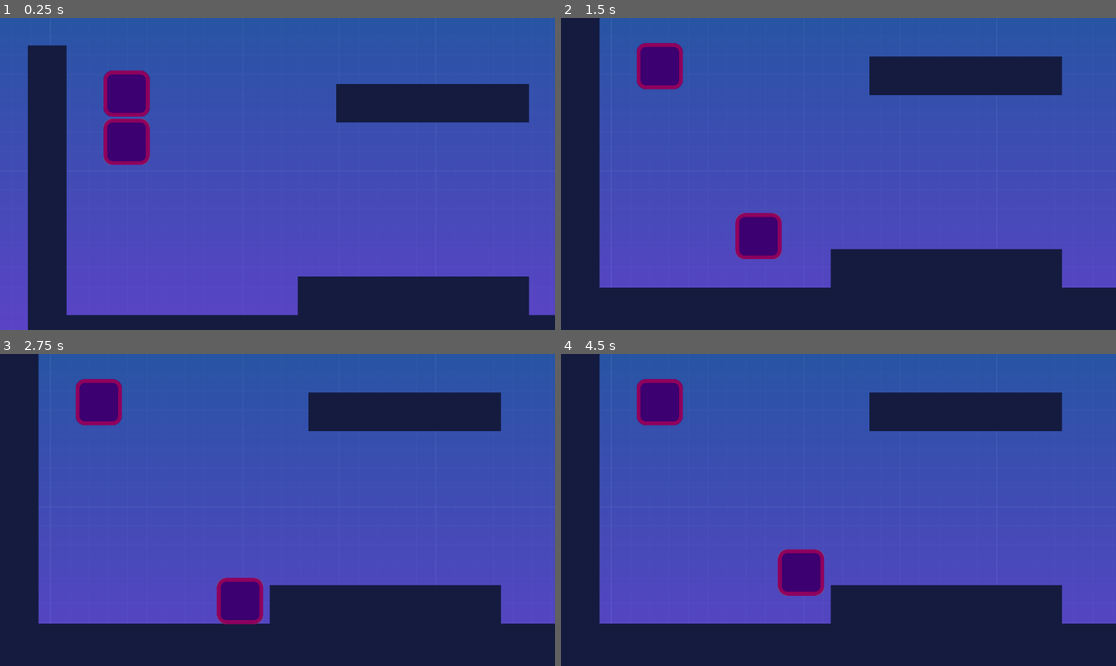
Above: before the commit, frames 1-4 (two rows, left to right).
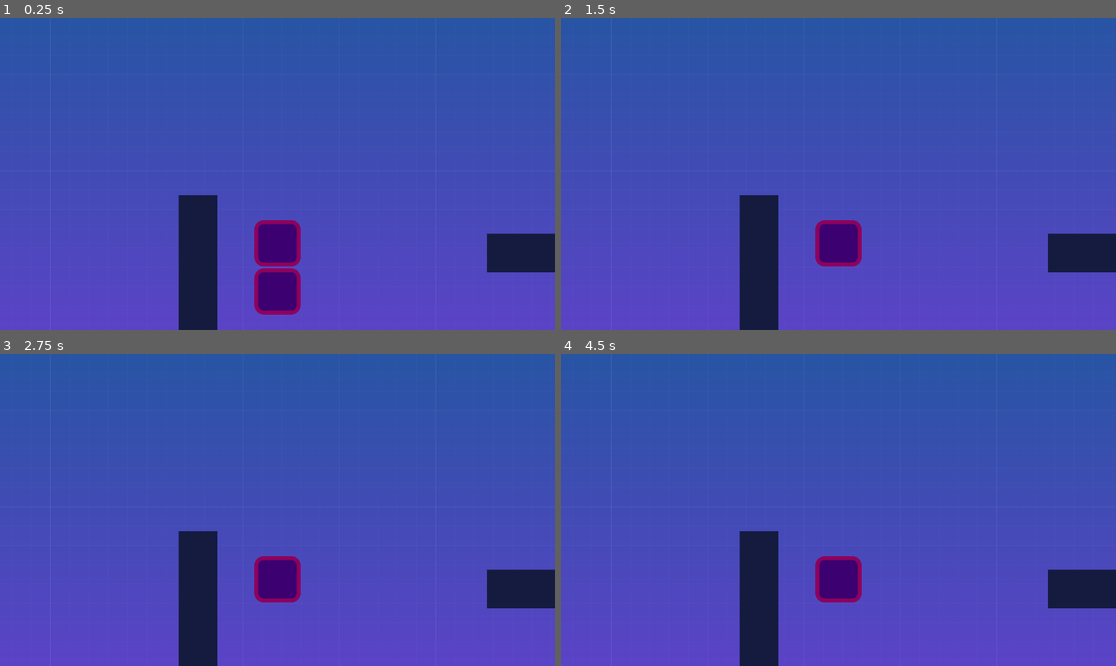
Above: after the commit, the same moments.

Repository: anatolbogun/godot-smoother-node-test-scene
Game: Godot game, scene res://src/Levels/level_template.tscn
Two runs of this game, one before a commit and one after it. Both use one fixed random seed, a clock stepped at 60 frames per second and the inputs below.
Inputs:
- Up to frame 1 (0.25 s): no input
- Up to frame 2 (1.5 s): hold D (move_right) from 0.53 s (still down); tap A (jump) at 0.6, 0.77, 1.07, 1.35 s
- Up to frame 3 (2.75 s): tap A (jump) at 1.52, 1.82, 2.1 s; release D (move_right) at 2.03 s
- Up to frame 4 (4.5 s): tap Enter at 2.75 s; hold D (move_right) 2.78-4.28 s; tap A (jump) at 2.85, 3.02, 3.32, 3.6, 3.77, 4.07, 4.35 s

The runs differ from the first frame. In frame 1, 29% of the frame differs, in the area x 5-100%, y 8-100%; in frame 2, 34%; in frame 3, 35%, in the area x 0-100%, y 0-100%; in frame 4, 35%.
Error before the commit: Trying to assign an array of type "Array" to a variable of type "Array[Node]". (res://src/Levels/smoother2.gd:148)
Error after the commit: Trying to assign an array of type "Array" to a variable of type "Array[Node]". (res://src/Levels/smoother2.gd:81)

Commit message:
some cleanup and comments to continue

Diff:
--- a/src/Levels/level_template.tscn
+++ b/src/Levels/level_template.tscn
@@ -68,6 +68,7 @@
 [node name="NestedTest" type="Node" parent="."]
 
 [node name="Player" parent="NestedTest" instance=ExtResource("2_m8x0h")]
+process_mode = 4
 position = Vector2(205, 148)
 safe_margin = 3.0
 
--- a/src/Levels/smoother2.gd
+++ b/src/Levels/smoother2.gd
@@ -1,12 +1,9 @@
 extends Node
 
 # NOTE:
-# - For this to work this node must be at the bottom of the scene tree. Hence
-#   get_parent().move_child(self, -1)
-# - For easier understanding consider:
-#	_positions[child][0] is the origin position
-#	_positions[child][1] is the target position
-# - manual alternative that needs to be applied in each physics object:
+# - For this to work this node must be at the top of the scene tree. Hence
+#   get_parent().move_child(self, 0)
+# - manual (flawed?) alternative that needs to be applied in each physics object:
 #   # _process
 #   position = previous_physics_position + velocity * get_physics_process_delta_time() * Engine.get_physics_interpolation_fraction()
 #   # _physics_process
@@ -15,33 +12,22 @@
 #	previous_physics_position = position
 
 # TO DO:
-# - running a smoothed and not smoothed player sprite simultaneously shows that the
-#   smoothed one is slightly slower (maybe need to take delta time into account)?
-# - check if collision detection really works reliably, this seems a bit sketchy
+# - wouldn't an approach in _physics that does not require node.velocity be better, instead work
+#   with an origin and target position?
 # - consider if we need any extra properties such as recursive, includes and excludes (not even sure about the last 2)
 #   e.g. do we need a mode where we don't follow the parent children but only apply includes, i.e. includes only either as an enum mode or a simple bool
 # - may need something similar for rotations, etc. and export vars to include these properties;
 #   need to check what is potentially affected by _physics_process
 
 # THOUGHTS:
-# I think there's currently a problem because in _process the code assumes the target position
-# purely based on velocity, so the position may be set to one frame early and this is
-# very noticeable when either there was a collision (where the sprite may go partly through
-# a wall for 1 physics frame, or where the movement is not even, e.g. decreasing velocity while
-# jumping up. So instead of looking ahead, the position should rather be calculated one
-# physics frame behind after any collision detection and velocity changes have been calculated
-
-# BUG:
-# This doesn't work well if e.g. the smoother is somewhere nested but should update a parent or
-# includes node elsewhere, probably because of the order in which the _physics_process and
-# _process runs
+# If e.g. the smoother is somewhere nested but should update a parent or includes node elsewhere,
+# probably because of the order in which the _physics_process and _process runs.
 # I should rethink the entire structure, maybe I'm trying to add too many bells and whistles where
 # it should simply be attached to a scene's root node and be done with
 # At the very least we should store the initial parent node, then change the parent
 # to owner, then perform move_child. I tried changing the parent to owner but no luck.
-
 # After all I seem to be overthinking this. Maybe just add a note that even if includes are added
-# that these must be a child of the smoother parent.
+# that these must be children of the smoother parent.
 
 @export var recursive: = true
 @export var includes: Array[NodePath] = []
@@ -51,42 +37,27 @@
 var _positions := {}
 var _physics_process_nodes: Array[Node]
 var _physics_process_just_updated: = false
-var _physics_process_counter: = 0
 
 
 func _process(_delta: float) -> void:
-	# position = previous_physics_position + velocity * get_physics_process_delta_time() * Engine.get_physics_interpolation_fraction() # local smoothing approach
 #	var physics_interpolation_fraction: = Engine.get_physics_interpolation_fraction()
-
-#	print("SMOOTHER 2 _process")
 
 	for node in _physics_process_nodes:
 		if _positions.has(node):
 			if _physics_process_just_updated:
-				_physics_process_counter = 0
 				_positions[node] = node.position
-#				print("  _positions[node] = ", node.position)
 
 #			node.position = _positions[node] + node.velocity * node.get_physics_process_delta_time() * Engine.get_physics_interpolation_fraction()
-#			node.position = _positions[node].lerp(_positions[node] + node.velocity * node.get_physics_process_delta_time(), Engine.get_physics_interpolation_fraction())
 			node.position = _positions[node].lerp(_positions[node] - node.velocity * node.get_physics_process_delta_time(), 1 - Engine.get_physics_interpolation_fraction())
 
-#			print("  node.position = ", _positions[node], " + etc.")
-
 	_physics_process_just_updated = false
-	_physics_process_counter += 1
 
 
 func _physics_process(_delta: float) -> void:
-	# position = previous_physics_position # local smoothing approach
 	var parent: = get_parent()
-
 	if parent == null: return
 
-	print("SMOOTHER 2 _physics_process (", _physics_process_counter, " physics processes)")
-
-	# move this node to the bottom of the parent tree (typically a scene's root node) so that it is called after all other _physics_processes have been completed
-#	parent.move_child(self, -1)
+	# move this node to the top of the parent tree (typically a scene's root node) so that it is called before all other _physics_processes
 	parent.move_child(self, 0)
 
 	# it's enough to update the relevant physics process nodes once per _physics_process
@@ -99,54 +70,23 @@
 
 			# clean up _positions when a node exited the tree
 			node.tree_exited.connect(func (): _positions.erase(node))
-
-#			print("  _positions[node] = ", node.position)
 		else:
 			node.position = _positions[node]
-#			print("  node.position = ", _positions[node])
-
-#		_positions[node] = node.position
 
 	_physics_process_just_updated = true
 
-	# previous_physics_position = position # local smoothing approach
-
-#   # the smoothed sprite position seems to be decreasing by about 1 pixel per physics process call if there is a velocity
-#	print("ORIGIN: ", parent.find_child("Player2").position - parent.find_child("Player").position)
-
-# CONTINUE:
-# Assume Player is smoothed and Player2 is exempt from smoothing.
-# I think I need to compare Player and Player2 origin positions and see where the target positions differ
-# or maybe print out the movement between each frame and compare by how much Player and Player2
-# differ. Then figure out what that number means, i.e. is it a single extra physics step that's missing?
-# That's actually possible because I think when the physics process is called there's likely
-# a physics_process between the same two frames, and so maybe it causes an issue if both
-# are applied simultaneously. What's called first, _process or _physics_process?
-# Maybe child.position shouldn't be set? No, when I comment ot the child.position line in
-# _physics_process both players at times move identically, but it's erratic. Still,
-# there may be a one (_process) frame difference between Player and Player2.
-
-
-# get scene children that ignore any nodes that don't have a _physics_process overwrite
-#func _get_physics_process_nodes(parent) -> Array[Node]:
-#	var nodes: Array[Node] = includes.map( func (include): return get_node(include))
-#
-#	for node in parent.get_children():
-#		if node != self && !excludes.has(get_path_to(node)):
-#			if node.has_method("_physics_process") && node.get("position") && !nodes.has(node):
-#				nodes.push_back(node)
-#
-#			if recursive && node.get_child_count() > 0:
-#				nodes.append_array(_get_physics_process_nodes(node))
-#
-##	print("RELEVANT NODES", nodes.map(func (node): return node.name))
-#
-#	return nodes
 
 # get scene children that ignore any nodes that don't have a _physics_process overwrite
 func _get_physics_process_nodes(node: Node, withIncludes: = true) -> Array[Node]:
 	var nodes: Array[Node] = includes.map( func (include): return get_node_or_null(include)).filter(func (node): return node != null) if withIncludes else []
 
+	# TO DO: this may not be necessary because the smoother node does not work applied to a parent,
+	# so either we save the original parent and move the node under the owner somehow, then call
+	# _get_physics_process_nodes with the original parent (target node), or recursive
+	# only applies to the second node hierarchy down; right now I think the next 2 lines
+	# will do nothing because the root node doesn't validate. However, if the parent node would
+	# validate we would get erratic movements because the _physics_process and _process of the
+	# smoother node being a child of the node to be smoothed gets called after, not before.
 	if node != self && !nodes.has(node) && !excludes.has(get_path_to(node)) && node.has_method("_physics_process") && node.get("position"):
 		nodes.push_back(node)
 
